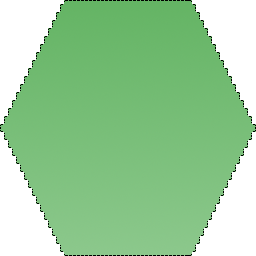
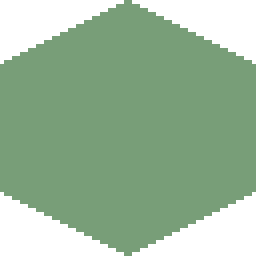
Layered file, before and after one edit (w=256, h=256). Changes by layer:
hid "Border-hint3" over [0, 0, 256, 256]
added layer "treetop-alpha160" above "treetop-noalpha" over [0, 0, 256, 256]
hid "grass-gradient1" over [0, 0, 256, 256]
